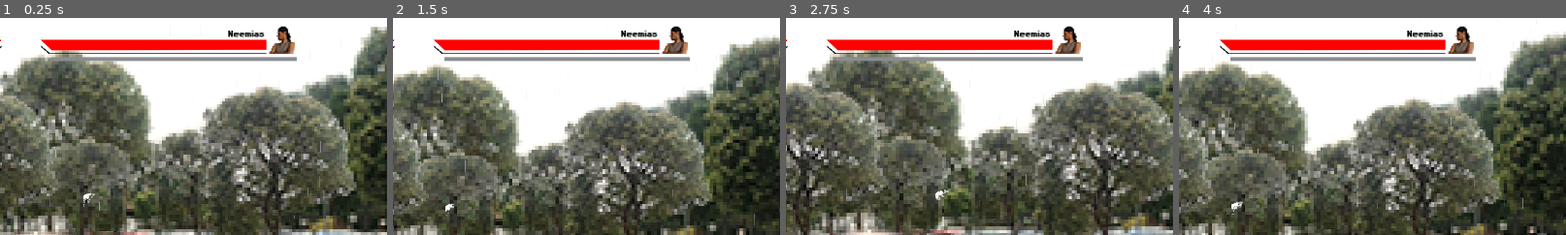
Above: before the commit, frames 1-4 (left to right).
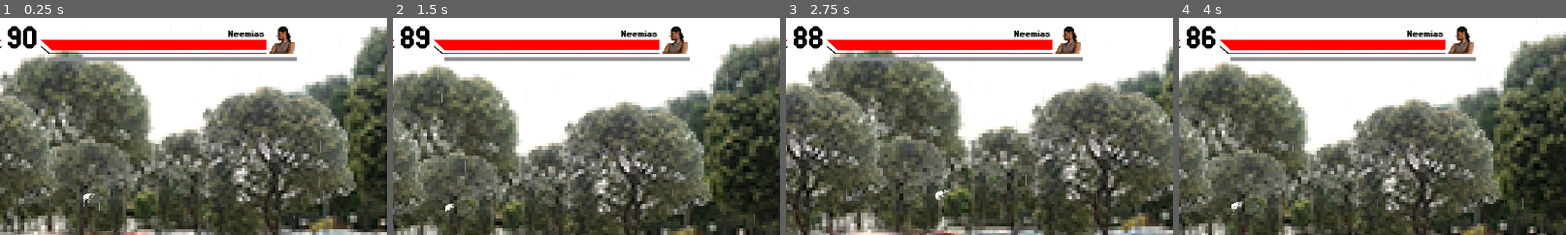
Above: after the commit, the same moments.

Repository: PHGomides/Desenvolvimento_UFcJ
Game: Godot game, scene res://prefer/world.tscn
Two runs of this game, one before a commit and one after it. Both use one fixed random seed, a clock stepped at 60 frames per second and the inputs below. Video files are missing from this copy of the repository; at most half a second of black plays in their place.
Inputs (mouse positions are % of the whole screen's width and height, from its top left):
- Up to frame 1 (0.25 s): no input
- Up to frame 2 (1.5 s): move the mouse to (72, 45) at 0.52 s; hold Right (ui_right) from 0.53 s (still down); move the mouse to (30, 55) at 1.27 s
- Up to frame 3 (2.75 s): move the mouse to (60, 28) at 2.02 s; release Right (ui_right) at 2.03 s; hold Left (ui_left) from 2.03 s (still down)
- Up to frame 4 (4 s): move the mouse to (45, 70) at 2.77 s; release Left (ui_left) at 2.78 s; hold Right (ui_right) from 2.78 s (still down); move the mouse to (80, 65) at 3.52 s
The pictures show only the part of the screen within x 47-97%, y 1-51%; the shares and areas given below are measured in that part.

The runs differ from the first frame. In frame 1, 0.5% of the frame differs, in the area x 2-10%, y 3-15%; in frame 2, 0.5%; in frame 3, 0.5%; in frame 4, 0.5%.

Commit message:
Corrigindo barra de vida

Diff:
--- a/game/Scripts/HUD/Barras.gd
+++ b/game/Scripts/HUD/Barras.gd
@@ -30,11 +30,14 @@
 func _process(delta: float) -> void:
 	# Atualiza as barras de vida com a vida atual dos jogadores
 	if Global.player1 and Global.player2:
-		if ((Global.player1.vida != vida_1) or (Global.player2.vida != vida_2) ):
-			_update_health_bars(Global.player1.vida,Global.player2.vida)
-			_update_power_bars(Global.player1.power,Global.player2.power)
-		if ((Global.player1.power != power_1) or (Global.player2.power != power_2) ):
-			_update_power_bars(Global.player1.power,Global.player2.power)
+		if (Global.player1.vida != vida_1):
+			_set_vida1(Global.player1.vida)
+		if (Global.player2.vida != vida_2):
+			_set_vida2(Global.player2.vida)
+		if (Global.player1.power != power_1):
+			_set_power1(Global.player1.power)
+		if (Global.player2.power != power_2):
+			_set_power2(Global.player2.power)
 
 
 func _init_vida():
@@ -43,30 +46,38 @@
 		bar.max_value = vidaMAX
 		bar.value = vidaMAX
 
-func _update_health_bars(nova_vida1 : int, nova_vida2 : int):
-	# Acessa as vidas dos jogadores diretamente
+
+
+func _set_vida1(nova_vida1 : int):
 	nova_vida1 = clamp(nova_vida1, 0, vidaMAX)  # Restringe o valor entre 0 e vidaMAX
 	vida_1 = nova_vida1
 
+	move_tween(bv_player_1, vida_1, 0.1)
+	timer_barra.start(1.0)
+	await timer_barra.timeout
+	move_tween(ef_bv_player_1, vida_1, 0.1)
+
+
+func _set_vida2(nova_vida2 : int):
 	nova_vida2 = clamp(nova_vida2, 0, vidaMAX)  # Restringe o valor entre 0 e vidaMAX
 	vida_2 = nova_vida2
 
-	move_tween(bv_player_1, vida_1, 0.1)
 	move_tween(bv_player_2, vida_2, 0.1)
 	timer_barra.start(1.0)
 	await timer_barra.timeout
-	move_tween(ef_bv_player_1, vida_1, 0.1)
 	move_tween(ef_bv_player_2, vida_2, 0.1)
 
-func _update_power_bars(novo_power1 : int, novo_power2 : int):
-# Acessa o poder dos jogadores diretamente
+func _set_power1(novo_power1 : int):
 	novo_power1 = clamp(novo_power1, 0, powerMAX)  # Restringe o valor entre 0 e vidaMAX
 	power_1 = novo_power1
 
+	move_tween(bp_power_player_1, power_1, 0.2)
+
+
+func _set_power2(novo_power2 : int):
 	novo_power2 = clamp(novo_power2, 0, powerMAX)  # Restringe o valor entre 0 e vidaMAX
 	power_2 = novo_power2
 
-	move_tween(bp_power_player_1, power_1, 0.2)
 	move_tween(bp_power_player_2, power_2, 0.2)
 
 func move_tween(node, nova_vida, speed):
--- a/game/prefer/world.tscn
+++ b/game/prefer/world.tscn
@@ -252,10 +252,7 @@
 [node name="Tempo_label" type="Label" parent="HUD/Tempo/MarginContainer/Tempo_container"]
 layout_mode = 2
 size_flags_horizontal = 4
-theme_override_colors/font_color = Color(1, 1, 1, 1)
-theme_override_colors/font_shadow_color = Color(1, 1, 1, 1)
-theme_override_colors/font_outline_color = Color(0.994108, 0.994108, 0.994108, 1)
-theme_override_constants/outline_size = 4
+theme_override_colors/font_color = Color(0, 0, 0, 1)
 theme_override_fonts/font = ExtResource("16_ng82x")
 theme_override_font_sizes/font_size = 70
 text = "90
